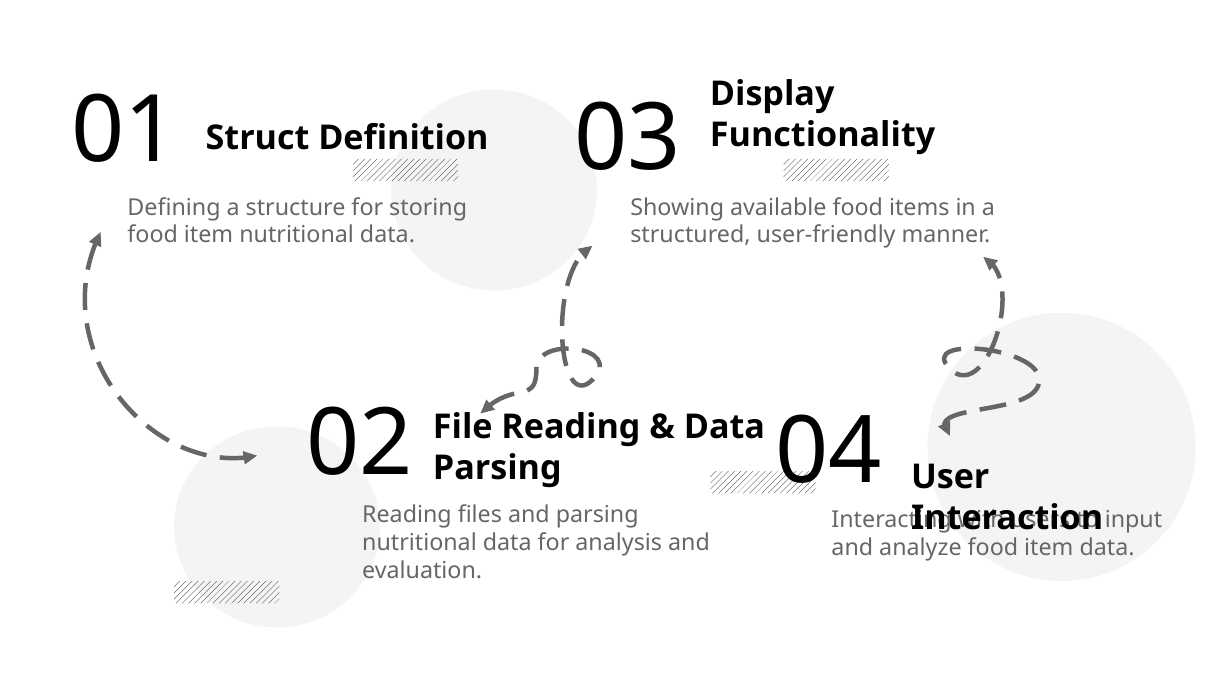
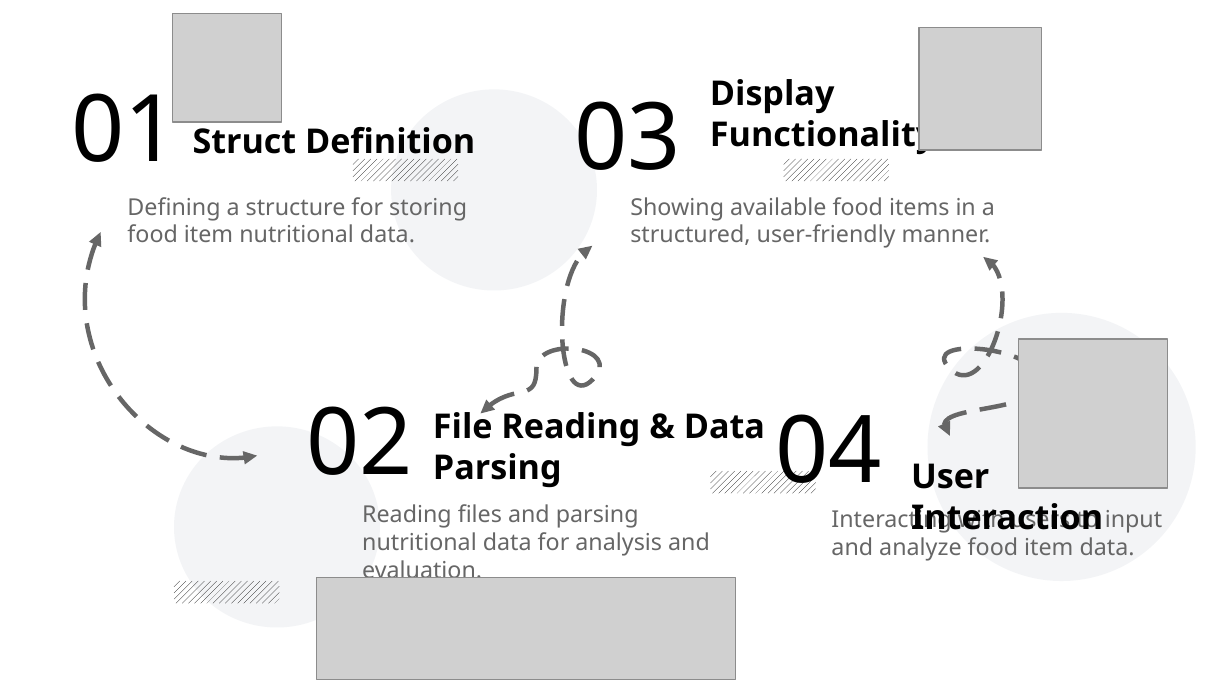
Before and after one commit to Bookinheaven/BK-Hub, a slide deck: slide 10 of PPS/Idea Presentaion/ppt pps.odp. Drawn at 1232x693 pixels with LibreOffice and Linux fonts; fonts in the diff are those of the drawing; grey boxes stand for pictures. Boxes give left, top, right and bottom in pixels: in the first picture for what was removed or moved away, otherwise in the second. Text is boxed around its words. In the diff, an @@ line names an element or a change of style, - is before the commit and + after.

```diff
--- a/PPS/Idea Presentaion/ppt pps.odp
+++ b/PPS/Idea Presentaion/ppt pps.odp
@@ picture added at bbox=[172, 13, 281, 122] @@
@@ picture added at bbox=[919, 28, 1041, 150] @@
@@ text "Struct Definition" rewrapped from bbox=[206, 123, 488, 150] to bbox=[193, 121, 475, 162] @@
@@ picture added at bbox=[1018, 339, 1167, 487] @@
@@ picture added at bbox=[316, 578, 736, 680] @@
```
Also in this commit, not shown: 5 other slides changed, 2 other files.
